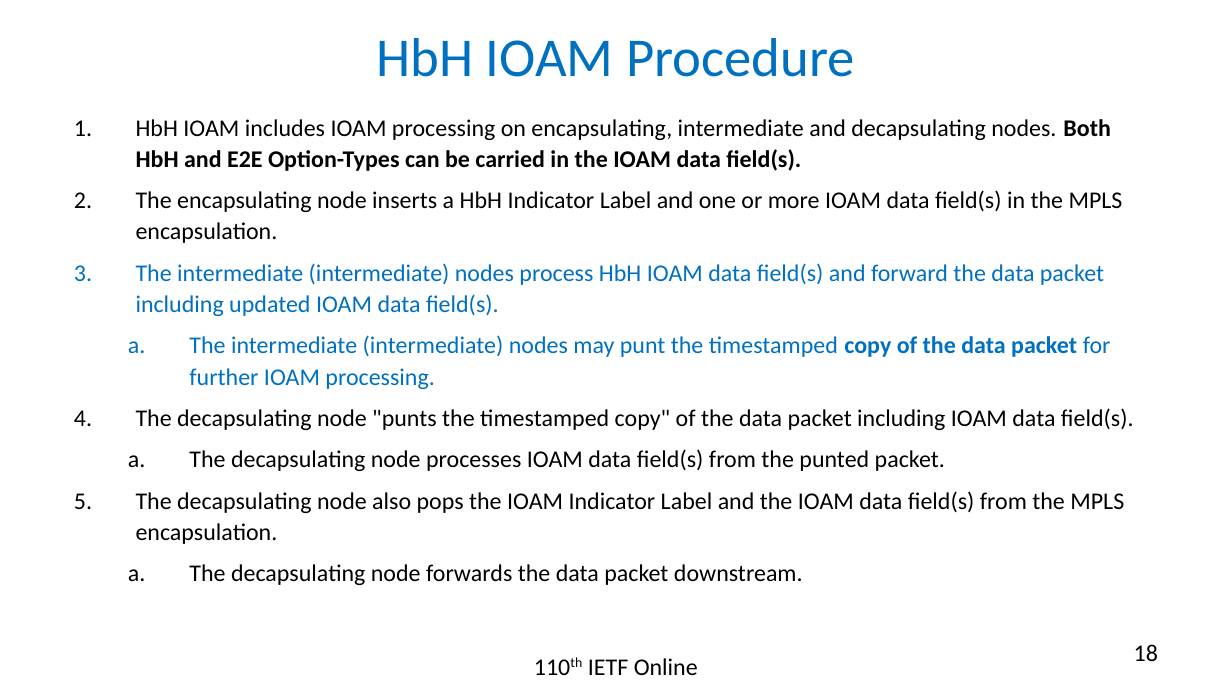
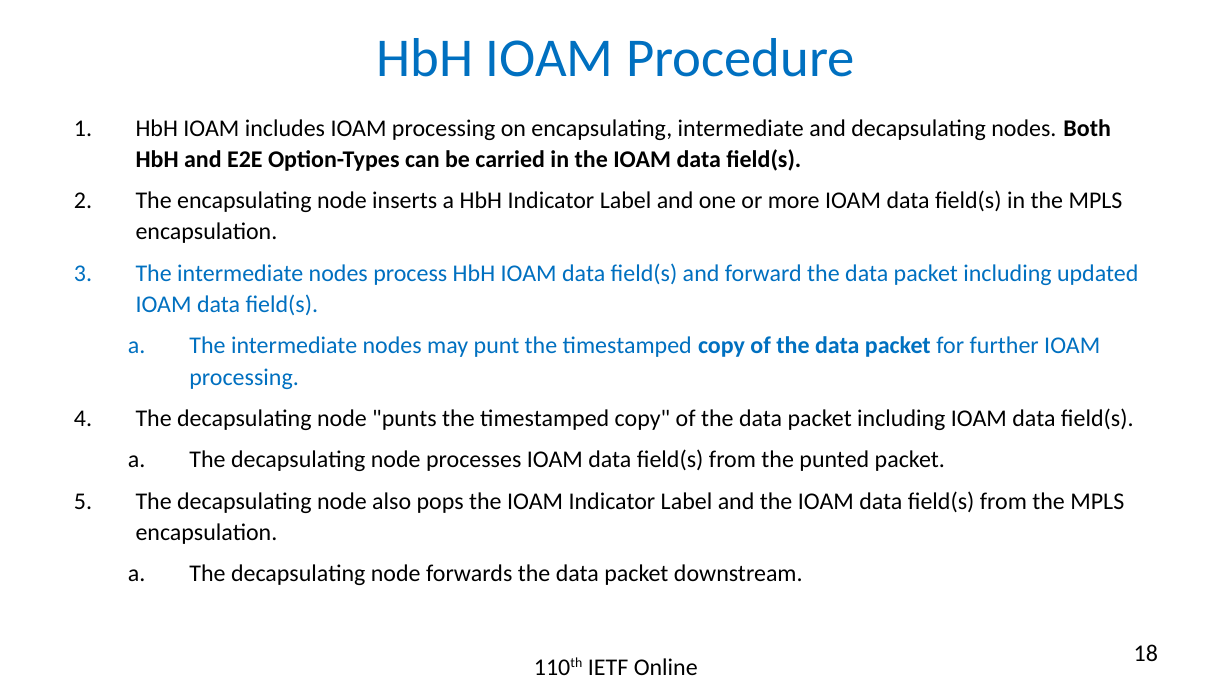
Before and after one commit to rakgandhi/ietf-slides, a slide deck: slide 18 of draft-gandhi-mpls-ioam-sr-06.pptx. Drawn at 1232x693 pixels with LibreOffice and Linux fonts; fonts in the diff are those of the drawing. Boxes give left, top, right and bottom in pixels: in the first picture for what was removed or moved away, otherwise in the second. Text is boxed around its words. In the diff, an @@ line names an element or a change of style, - is before the commit and + after.

```diff
--- a/draft-gandhi-mpls-ioam-sr-06.pptx
+++ b/draft-gandhi-mpls-ioam-sr-06.pptx
@@ text at (136,263,1138,389): text changed @@
-3. The intermediate (intermediate) nodes process HbH IOAM data field(s) and forward the data packet including updated IOAM data field(s).
-  a. The intermediate (intermediate) nodes may punt the timestamped copy of the data packet for further IOAM processing.
+3. The intermediate nodes process HbH IOAM data field(s) and forward the data packet including updated IOAM data field(s).
+  a. The intermediate nodes may punt the timestamped copy of the data packet for further IOAM processing.
```
Also in this commit, not shown: 6 other slides changed, 1 other file.
